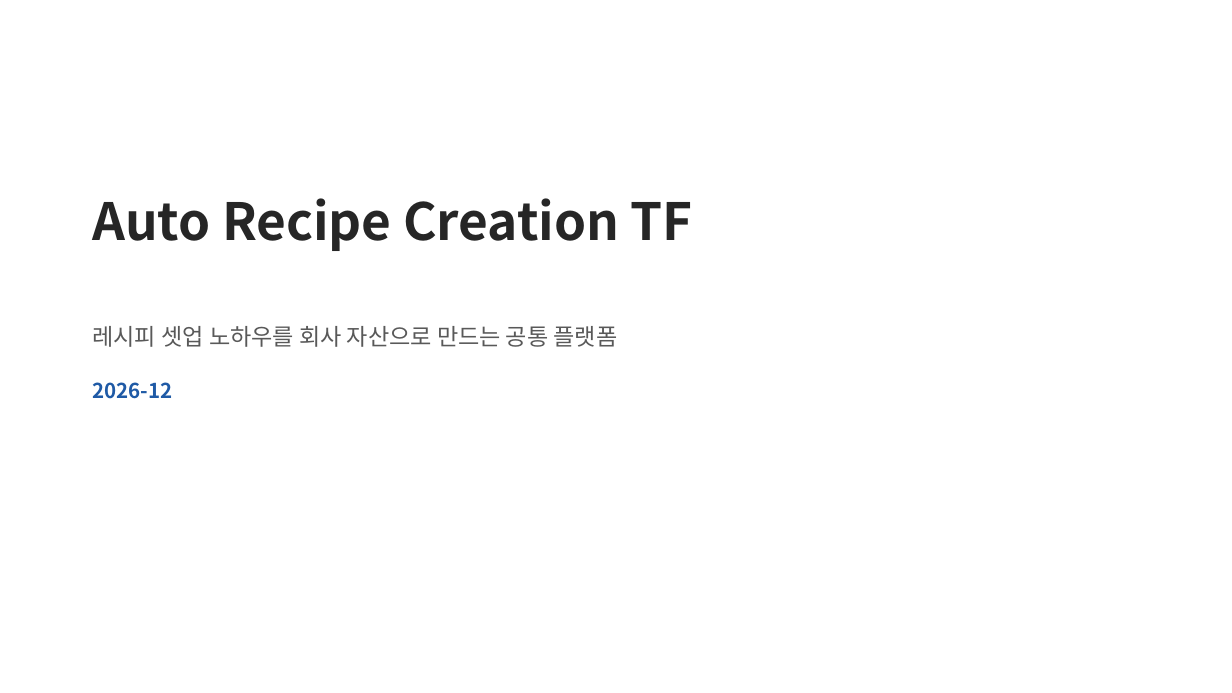
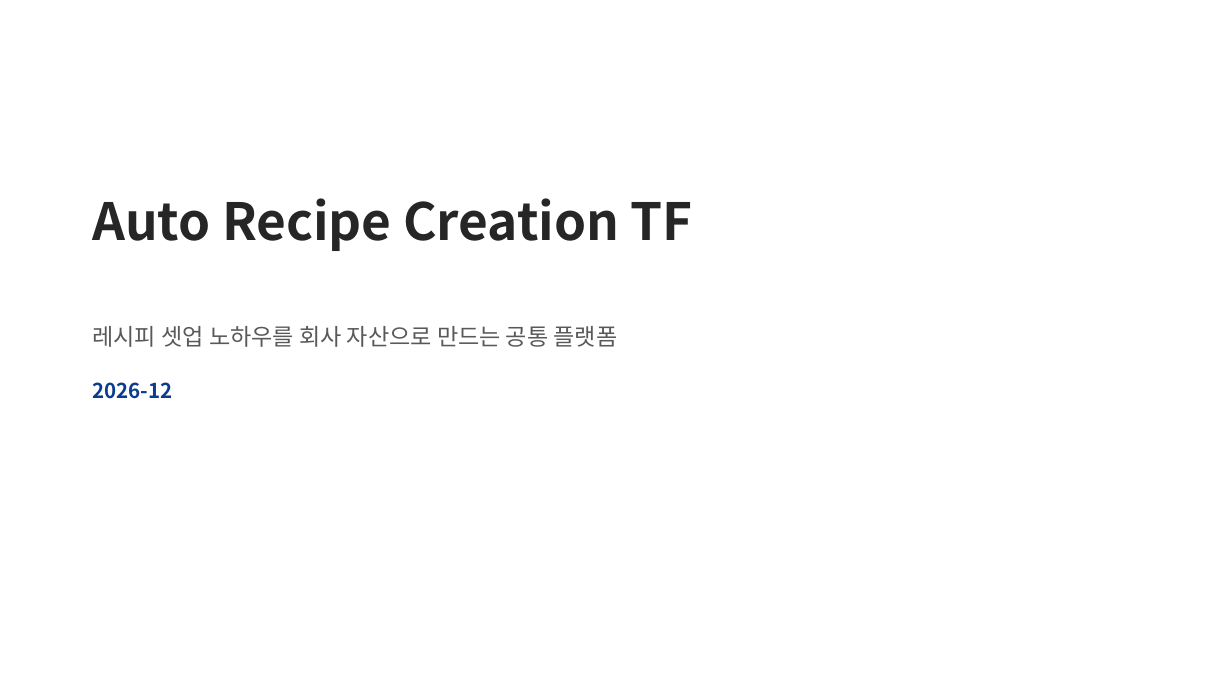
Before and after one commit to DarrenKoi/pm_notes, a slide deck: slide 1 of my-task/arc-tf/deliverables/arc-tf-exec-summary.pptx. Drawn at 1232x693 pixels with LibreOffice and Linux fonts; fonts in the diff are those of the drawing. Boxes give left, top, right and bottom in pixels: in the first picture for what was removed or moved away, otherwise in the second. Text is boxed around its words. In the diff, an @@ line names an element or a change of style, - is before the commit and + after.

```diff
--- a/my-task/arc-tf/deliverables/arc-tf-exec-summary.pptx
+++ b/my-task/arc-tf/deliverables/arc-tf-exec-summary.pptx
@@ text "2026-12" at <box>92,382,172,399</box>: text colour #1F5AA6 to #0B3C8F @@
```
Also in this commit, not shown: 5 other slides changed, 4 other files.
